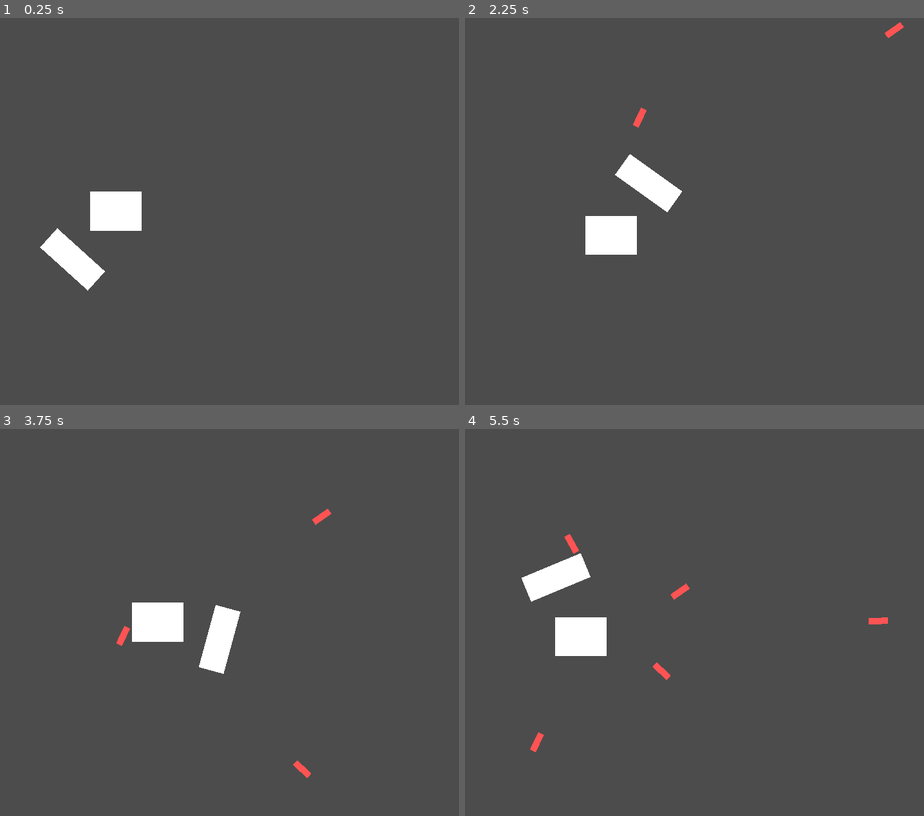
Above: before the commit, frames 1-4 (two rows, left to right).
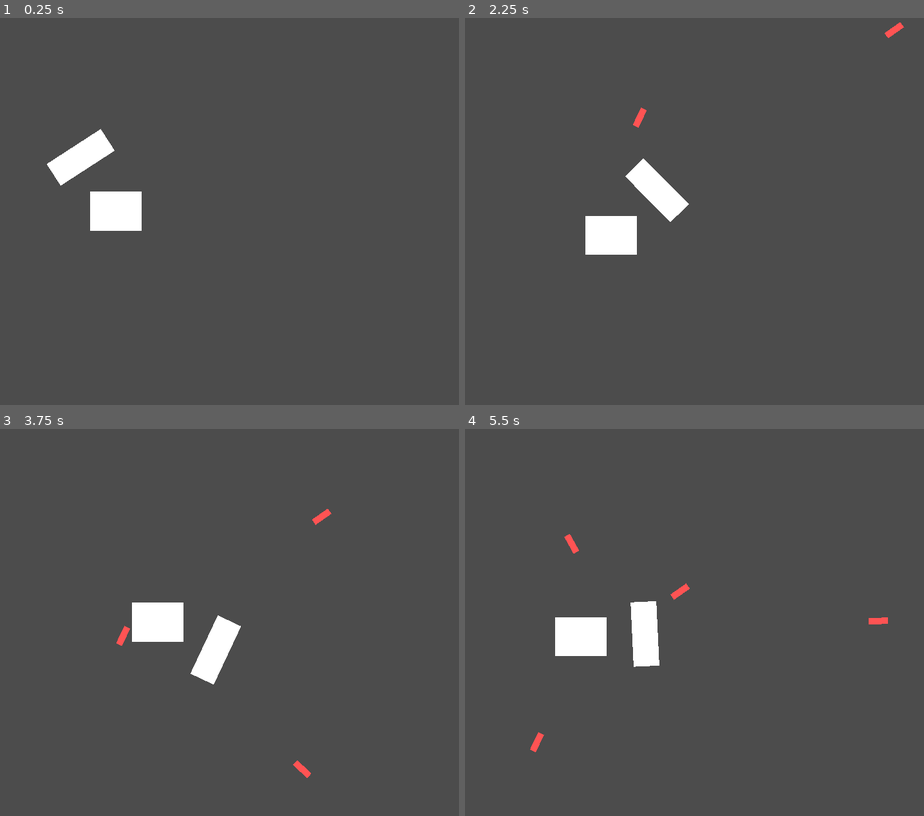
Above: after the commit, the same moments.

Repository: honoriocassiano/the-silent-protector-simulator
Game: Godot game, scene res://Main.tscn
The game is run twice, just before and just after one commit, with the same random seed, the same clock (stepped at 60 frames per second) and the same inputs.
Inputs (mouse positions are in pixels of both pictures, inside the frame that each line leads up to):
- Up to frame 1 (0.25 s): no input
- Up to frame 2 (2.25 s): move the mouse to (781, 192) at 0.52 s; hold Right (move_right) 0.53-1.28 s; move the mouse to (561, 230) at 1.27 s; hold Down (move_down) 1.28-2.03 s; move the mouse to (717, 126) at 2.02 s; hold Right (move_right) from 2.03 s (still down)
- Up to frame 3 (3.75 s): move the mouse to (174, 699) at 2.77 s; release Right (move_right) at 2.78 s; hold Up (move_up) 2.78-3.53 s; move the mouse to (358, 680) at 3.52 s; hold Left (move_left) from 3.53 s (still down)
- Up to frame 4 (5.5 s): move the mouse to (510, 564) at 4.27 s; move the mouse to (694, 622) at 5.02 s; release Left (move_left) at 5.03 s; hold Down (move_down) from 5.03 s (still down)

The runs differ from the first frame. In frame 1, 1.9% of the frame differs, in the area x 8-25%, y 28-71%; in frame 2, 0.4%; in frame 3, 0.5%; in frame 4, 1.9%, in the area x 12-45%, y 32-65%.

Commit message:
Change soldier node from RigidBody2D to Area2D
So that we can freely alter its position attribute without creating undefined behavior.

Diff:
--- a/Main.tscn
+++ b/Main.tscn
@@ -20,7 +20,6 @@
 
 [node name="Soldier" parent="." instance=ExtResource( 3 )]
 position = Vector2( 230.927, 384.434 )
-gravity_scale = 0.0
 
 [node name="ShootPath" type="Path2D" parent="."]
 curve = SubResource( 1 )
--- a/Soldier.gd
+++ b/Soldier.gd
@@ -1,4 +1,4 @@
-extends RigidBody2D
+extends Area2D
 
 #var bedPosition = Vector2()
 
--- a/Soldier.tscn
+++ b/Soldier.tscn
@@ -5,10 +5,8 @@
 [sub_resource type="RectangleShape2D" id=1]
 extents = Vector2( 52, 22 )
 
-[node name="RigidBody2D" type="RigidBody2D"]
+[node name="Area2D" type="Area2D"]
 collision_mask = 2
-contacts_reported = 10
-contact_monitor = true
 script = ExtResource( 1 )
 
 [node name="CollisionShape2D" type="CollisionShape2D" parent="."]
--- a/project.godot
+++ b/project.godot
@@ -28,6 +28,10 @@
 [display]
 
 window/size/width=800
+
+[gdnative]
+
+singletons=[  ]
 
 [input]
 
